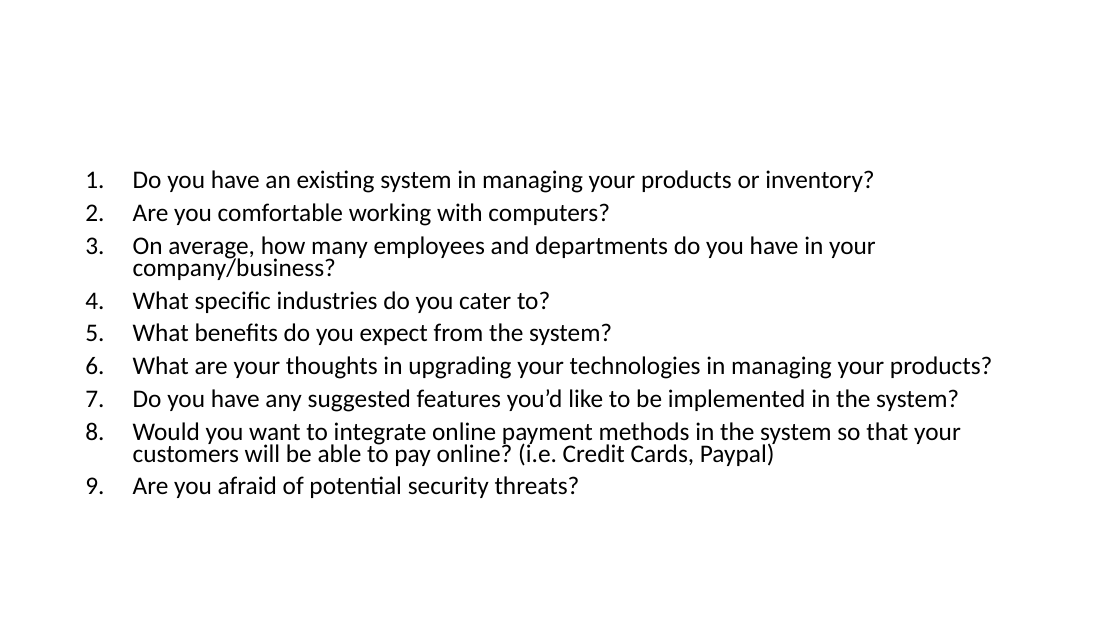
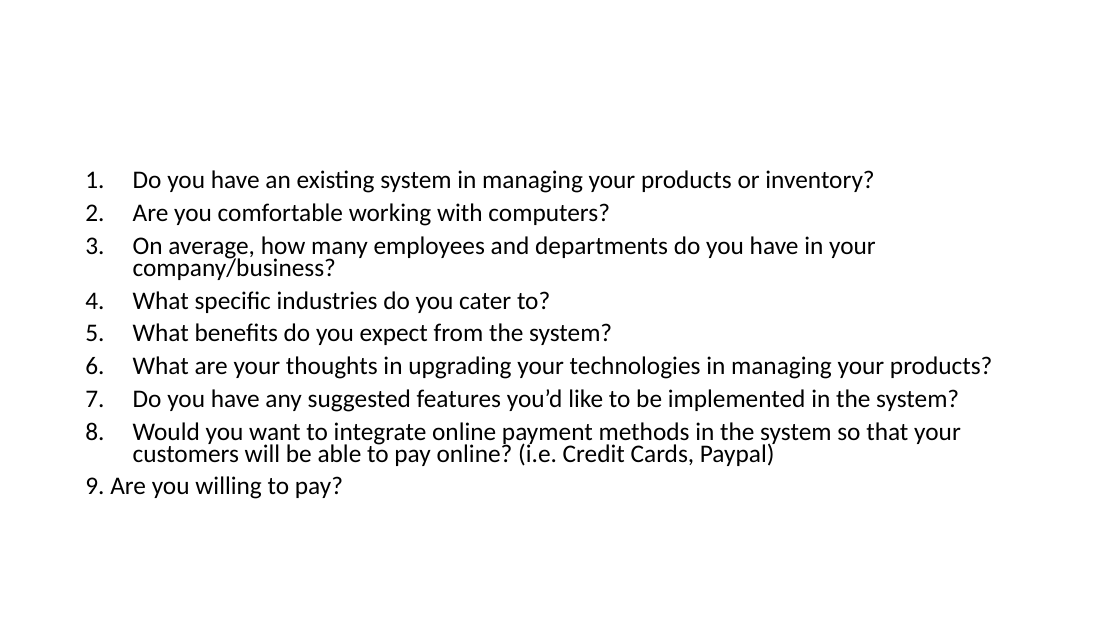
Before and after one commit to catherinemaglasang/e-store-by-scorpio, a slide deck: slide 2 of Presentation/Questions.pptx. Drawn at 1120x630 pixels with LibreOffice and Linux fonts; fonts in the diff are those of the drawing. Boxes give left, top, right and bottom in pixels: in the first picture for what was removed or moved away, otherwise in the second. Text is boxed around its words. In the diff, an @@ line names an element or a change of style, - is before the commit and + after.

Commit message:
updated questions for client

```diff
--- a/Presentation/Questions.pptx
+++ b/Presentation/Questions.pptx
@@ text at [85, 476, 343, 499]: text changed @@
-9. Are you afraid of potential security threats?
+9. Are you willing to pay?
```
